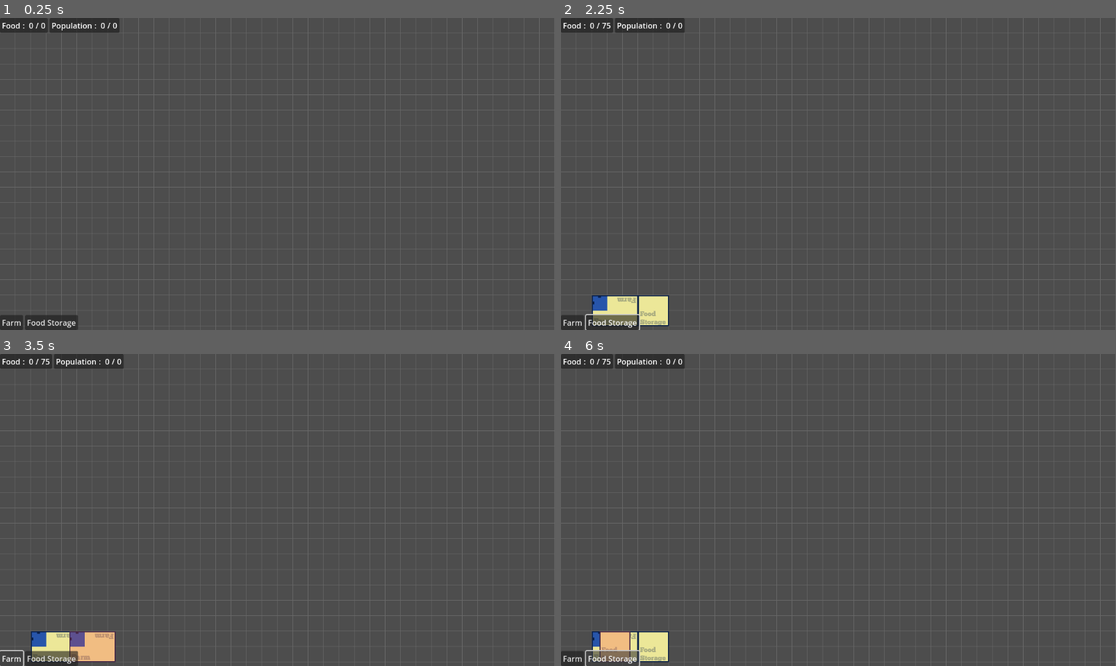
Above: before the commit, frames 1-4 (two rows, left to right).
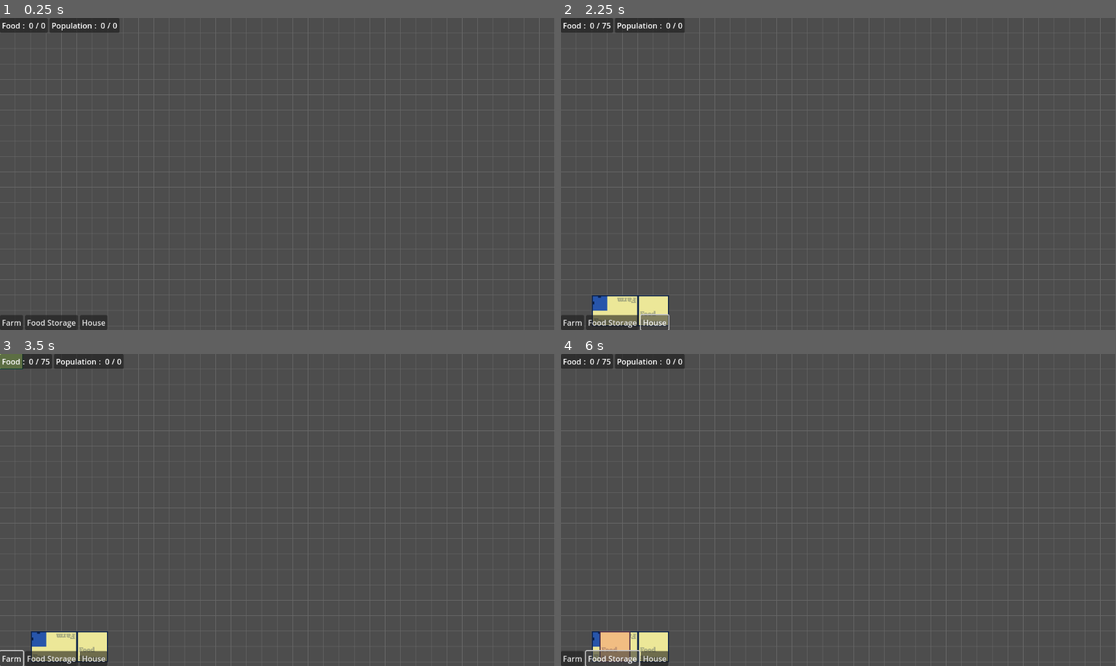
Above: after the commit, the same moments.

Repository: lacedon/western-town-sim
Game: Godot game, scene res://src/screens/game/game.tscn
The game is run twice, just before and just after one commit, with the same random seed, the same clock (stepped at 60 frames per second) and the same inputs.
Inputs (mouse positions are in pixels of both pictures, inside the frame that each line leads up to):
- Up to frame 1 (0.25 s): no input
- Up to frame 2 (2.25 s): click "Farm" at 0.5 s; click "Food Storage" at 1.25 s; click (655, 323) at 2 s, where only the run after the commit has a clickable "House"
- Up to frame 3 (3.5 s): click "Farm" at 2.75 s
- Up to frame 4 (6 s): click "Food Storage" at 3.5 s; click (655, 659) at 4.25 s, where only the run after the commit has a clickable "House"; click "Farm" at 5 s; click "Food Storage" at 5.75 s

The runs differ from the first frame. In frame 1, 0.2% of the frame differs, in the area x 14-20%, y 95-100%; in frame 2, 0.3%; in frame 3, 1.0%, in the area x 0-21%, y 0-100%; in frame 4, 0.2%.
Error after the commit: Invalid access to property or key 'size' on a base object of type 'Nil'. (res://src/components/builder/builder.gd:73)

Commit message:
Rework UI for buildings

Diff:
--- /dev/null
+++ b/src/ui/game/actions/start-building.tscn
@@ -0,0 +1,8 @@
+[gd_scene load_steps=2 format=3 uid="uid://dclykfuuxcxtl"]
+
+[ext_resource type="Script" uid="uid://dxpri7n8rtvh7" path="res://src/ui/game/actions/start_building.gd" id="1_ammwf"]
+
+[node name="StartBuilding" type="Button"]
+script = ExtResource("1_ammwf")
+
+[connection signal="pressed" from="." to="." method="startBuilding"]
--- /dev/null
+++ b/src/ui/game/actions/start_building.gd
@@ -0,0 +1,16 @@
+extends Button
+
+const eventConstants = preload("res://src/constants/events.gd")
+
+signal start_building(name: RBuilding)
+
+@export var building: RBuilding
+
+func _ready() -> void:
+  EventEmitter.addEmitter(eventConstants.START_BUILDING, self)
+
+func _exit_tree() -> void:
+  EventEmitter.removeEmitter(eventConstants.START_BUILDING, self)
+
+func startBuilding():
+  self.emit_signal(start_building.get_name(), building)
--- a/src/ui/game/game.tscn
+++ b/src/ui/game/game.tscn
@@ -1,7 +1,11 @@
-[gd_scene load_steps=3 format=3 uid="uid://6ujnvld0no1a"]
+[gd_scene load_steps=7 format=3 uid="uid://6ujnvld0no1a"]
 
 [ext_resource type="Script" uid="uid://cmvh1tnrng0gq" path="res://src/ui/game/game.gd" id="1_2g8tl"]
 [ext_resource type="PackedScene" uid="uid://c2nb876rxooiu" path="res://src/ui/game/resources/resources.tscn" id="2_o31er"]
+[ext_resource type="PackedScene" uid="uid://dclykfuuxcxtl" path="res://src/ui/game/actions/start-building.tscn" id="3_t67ik"]
+[ext_resource type="Resource" uid="uid://5ugpau5k357v" path="res://resources/resources/buildings/farm.tres" id="4_5cxrm"]
+[ext_resource type="Resource" uid="uid://c75b544krh5uk" path="res://resources/resources/buildings/food-storage.tres" id="5_uu1cu"]
+[ext_resource type="Resource" uid="uid://dcw4ejp70128k" path="res://resources/resources/buildings/house.tres" id="6_6cxgy"]
 
 [node name="GameUI" type="Control"]
 layout_mode = 3
@@ -37,13 +41,17 @@
 [node name="Actions" type="HBoxContainer" parent="BoxContainer/VBoxContainer"]
 layout_mode = 2
 
-[node name="BuildFarmButton" type="Button" parent="BoxContainer/VBoxContainer/Actions"]
+[node name="StartBuildingFarmCTA" parent="BoxContainer/VBoxContainer/Actions" instance=ExtResource("3_t67ik")]
 layout_mode = 2
 text = "Farm"
+building = ExtResource("4_5cxrm")
 
-[node name="BuildFoodStorageButton" type="Button" parent="BoxContainer/VBoxContainer/Actions"]
+[node name="StartBuildingFoodStorageCTA" parent="BoxContainer/VBoxContainer/Actions" instance=ExtResource("3_t67ik")]
 layout_mode = 2
 text = "Food Storage"
+building = ExtResource("5_uu1cu")
 
-[connection signal="pressed" from="BoxContainer/VBoxContainer/Actions/BuildFarmButton" to="." method="startBuildingFarm"]
-[connection signal="pressed" from="BoxContainer/VBoxContainer/Actions/BuildFoodStorageButton" to="." method="startBuildingFoodStorage"]
+[node name="StartBuildingHouseCTA" parent="BoxContainer/VBoxContainer/Actions" instance=ExtResource("3_t67ik")]
+layout_mode = 2
+text = "House"
+building = ExtResource("6_6cxgy")
Not shown, added: src/ui/game/actions/start_building.gd.uid
